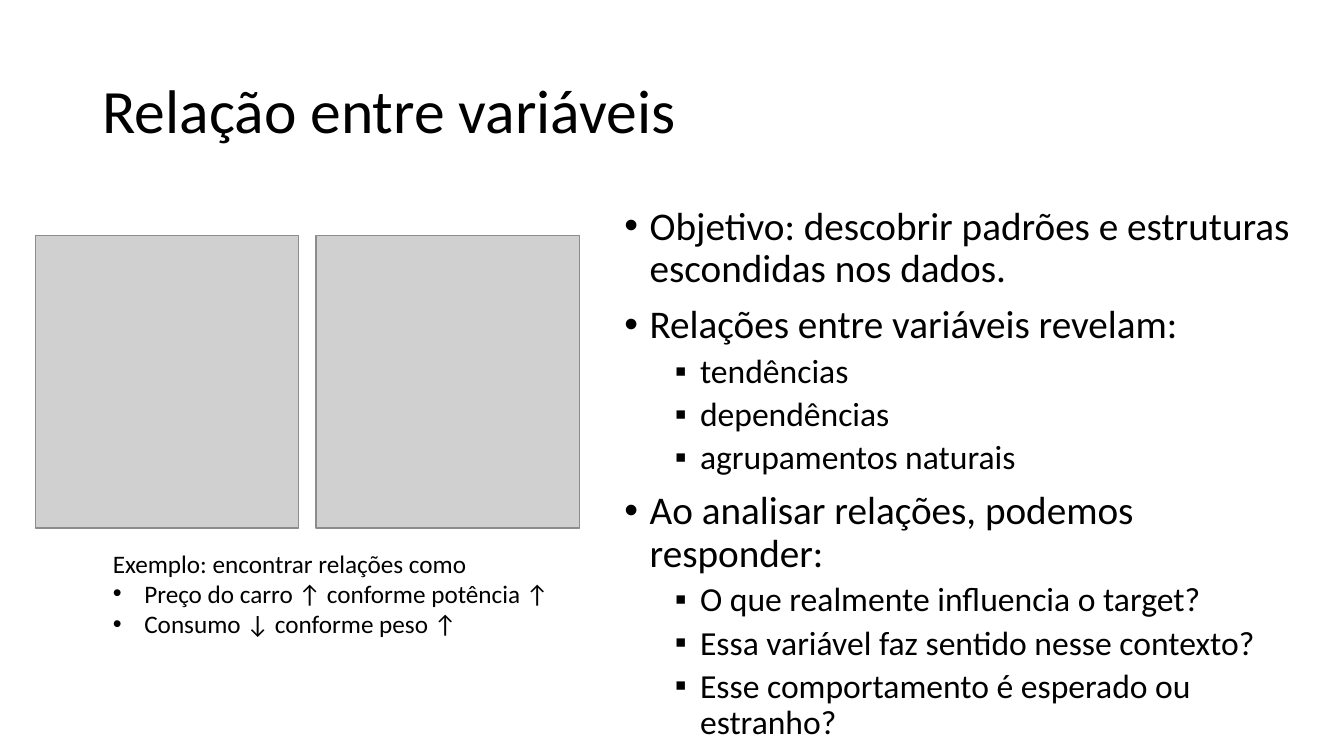
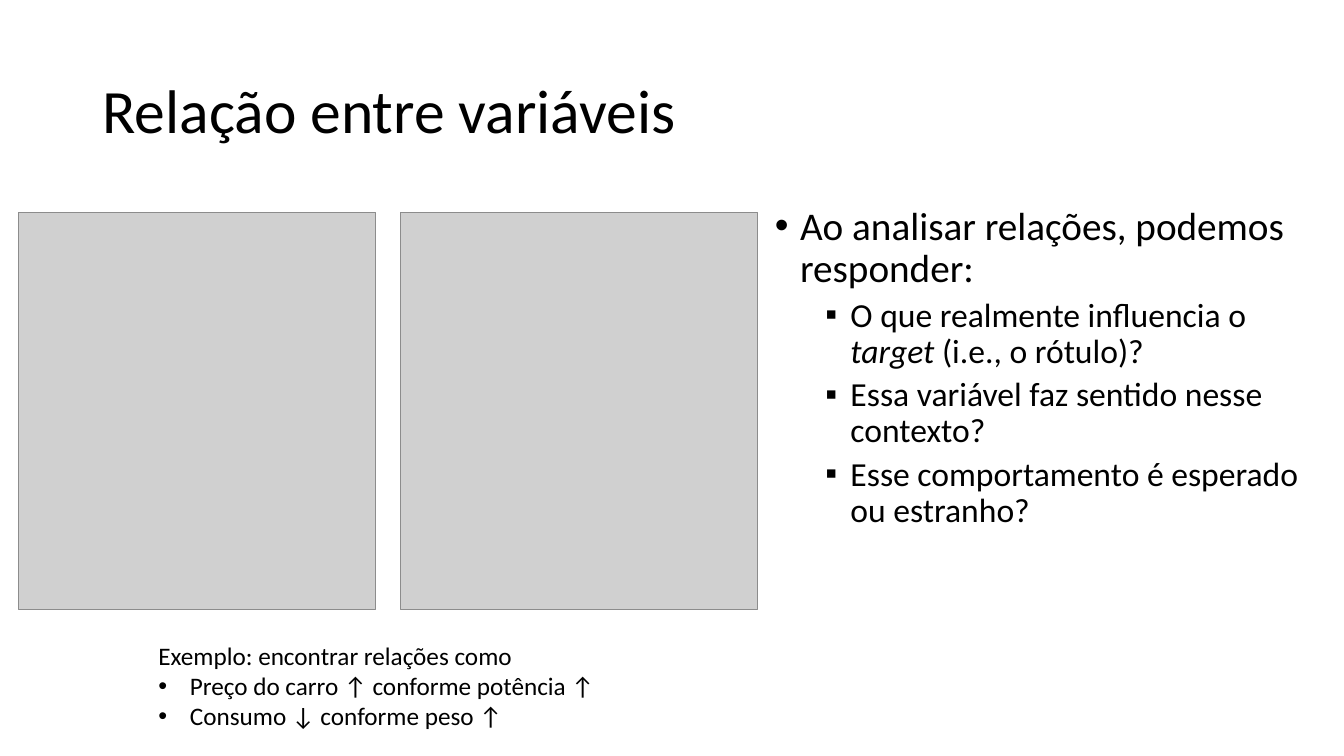
Before and after one commit to zz4fap/c24_inteligencia_artificial, a slide deck: slide 39 of slides/C24_EDA.pptx. Drawn at 1344x756 pixels with LibreOffice and Linux fonts; fonts in the diff are those of the drawing; grey boxes stand for pictures. Boxes give left, top, right and bottom in pixels: in the first picture for what was removed or moved away, otherwise in the second. Text is boxed around its words. In the diff, an @@ line names an element or a change of style, - is before the commit and + after.

```diff
--- a/slides/C24_EDA.pptx
+++ b/slides/C24_EDA.pptx
@@ text "Ao analisar relações, podemos responder:": place and size @@
-text "Ao analisar relações, podemos responder:" at (650, 212, 1289, 735)
+text "Ao analisar relações, podemos responder:" at (800, 212, 1298, 523)
@@ picture: place and size @@
-picture at (35, 235, 298, 527)
+picture at (19, 212, 376, 609)
@@ picture: place and size @@
-picture at (317, 235, 580, 527)
+picture at (401, 212, 758, 609)
@@ text at (650, 212, 1289, 475): paragraphs removed @@
-• Objetivo: descobrir padrões e estruturas escondidas nos dados.
-• Relações entre variáveis revelam:
-  ▪ tendências
-  ▪ dependências
-  ▪ agrupamentos naturais
@@ text at (850, 303, 1246, 369): text changed @@
-  ▪ O que realmente influencia o target?
+  ▪ O que realmente influencia o target (i.e., o rótulo)?
@@ text "Exemplo: encontrar relações como": place and size @@
-text "Exemplo: encontrar relações como" at (113, 555, 520, 637)
+text "Exemplo: encontrar relações como" at (158, 647, 566, 729)
```
Also in this commit, not shown: 19 other slides changed, 7 slides added, 1 other file.
